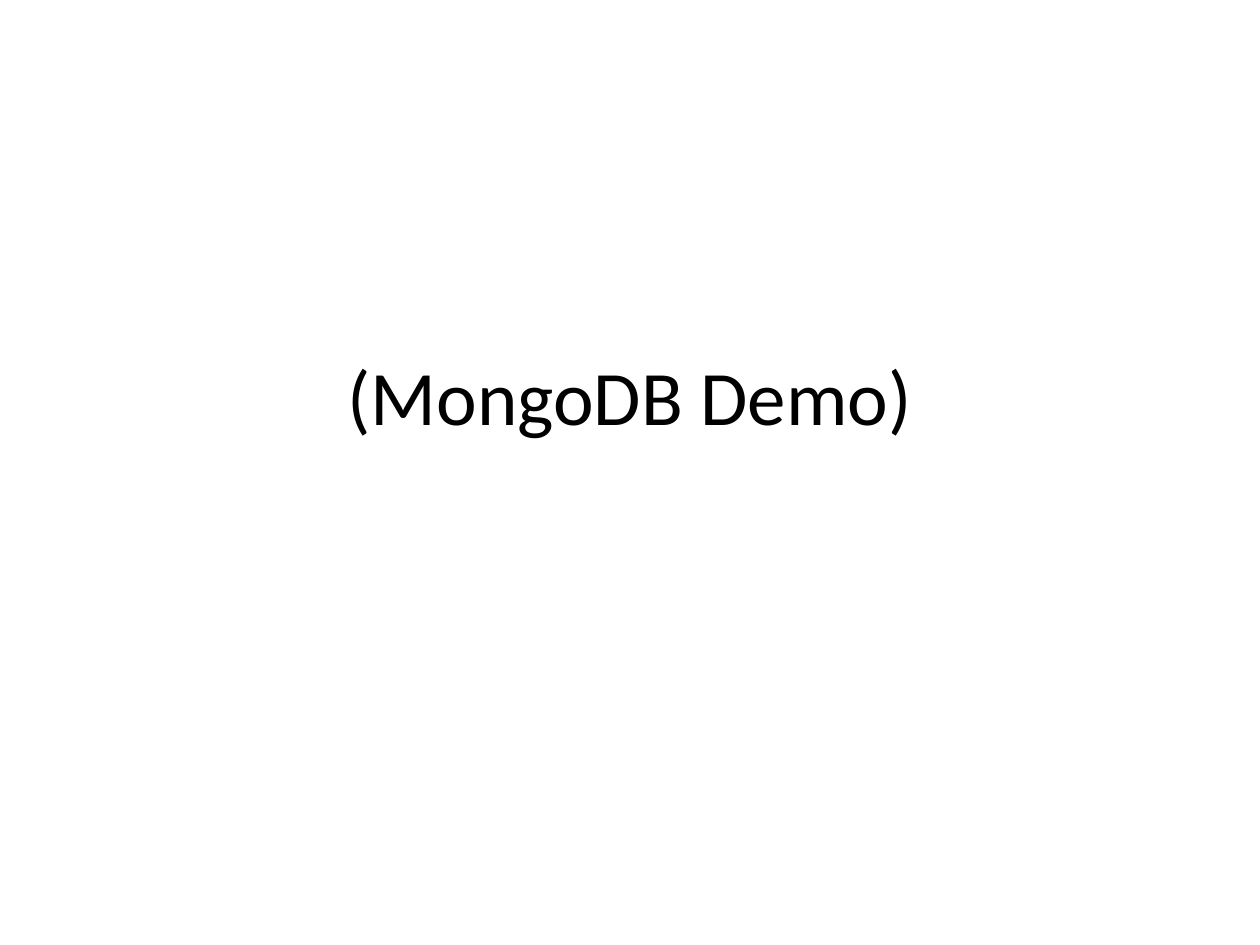
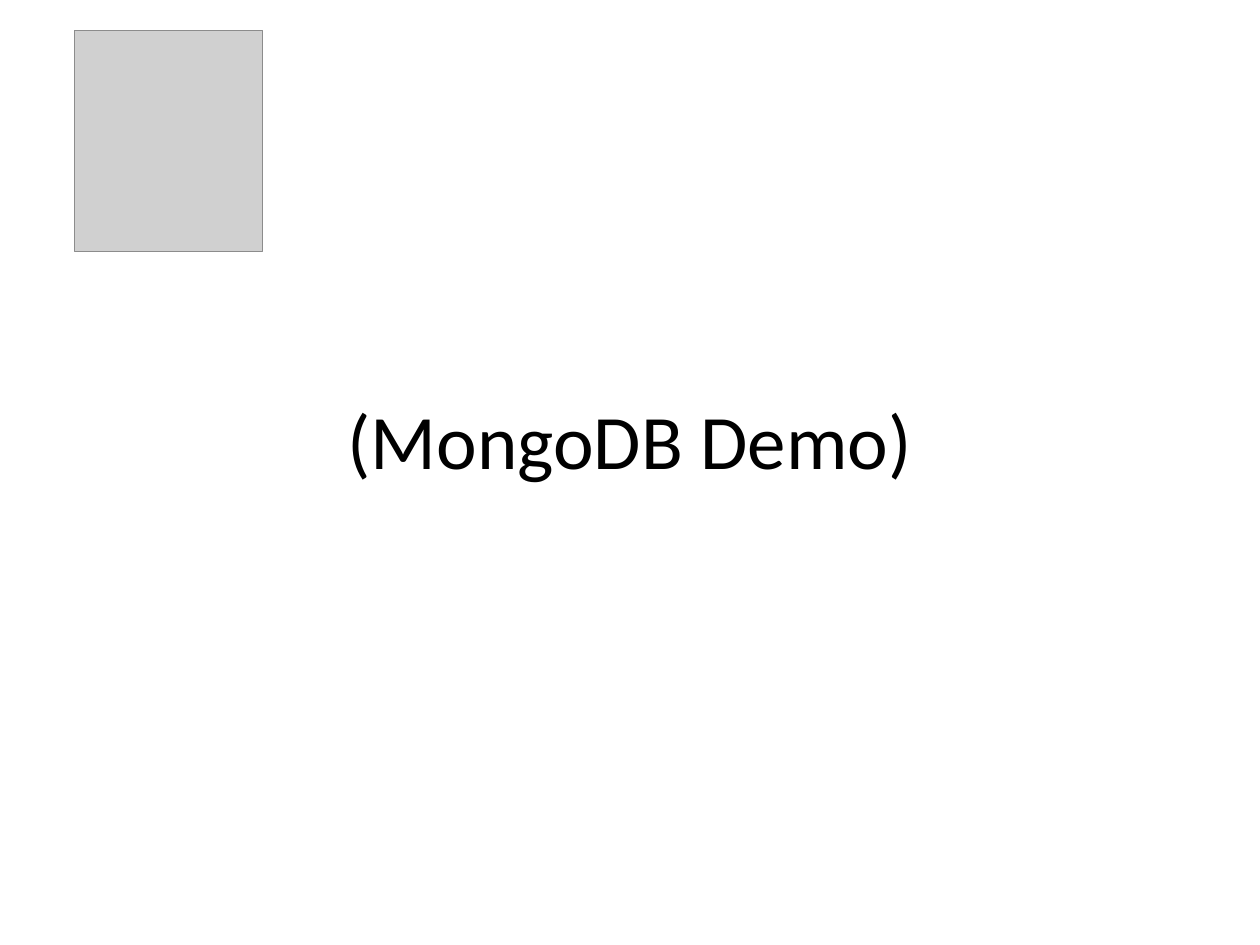
Before and after one commit to alexdgarland/database-demos, a slide deck: slide 21 of Slides/Not Only SQL - Picking A Database for DotNET.pptx (slide 32 before the commit). Drawn at 1260x945 pixels with LibreOffice and Linux fonts; fonts in the diff are those of the drawing; grey boxes stand for pictures. Boxes give left, top, right and bottom in pixels: in the first picture for what was removed or moved away, otherwise in the second. Text is boxed around its words. In the diff, an @@ line names an element or a change of style, - is before the commit and + after.

```diff
--- a/Slides/Not Only SQL - Picking A Database for DotNET.pptx
+++ b/Slides/Not Only SQL - Picking A Database for DotNET.pptx
@@ picture added at [74,30,263,251] @@
@@ text "(MongoDB Demo)": place and size @@
-text "(MongoDB Demo)" at [348,369,912,439]
+text "(MongoDB Demo)" at [348,413,912,483]
@@ text "(MongoDB Demo)" at [348,413,912,483]: more space between paragraphs; vertical alignment middle to top @@
```
Also in this commit, not shown: 9 other slides changed, 2 slides added, 14 slides removed, 3 other files.
